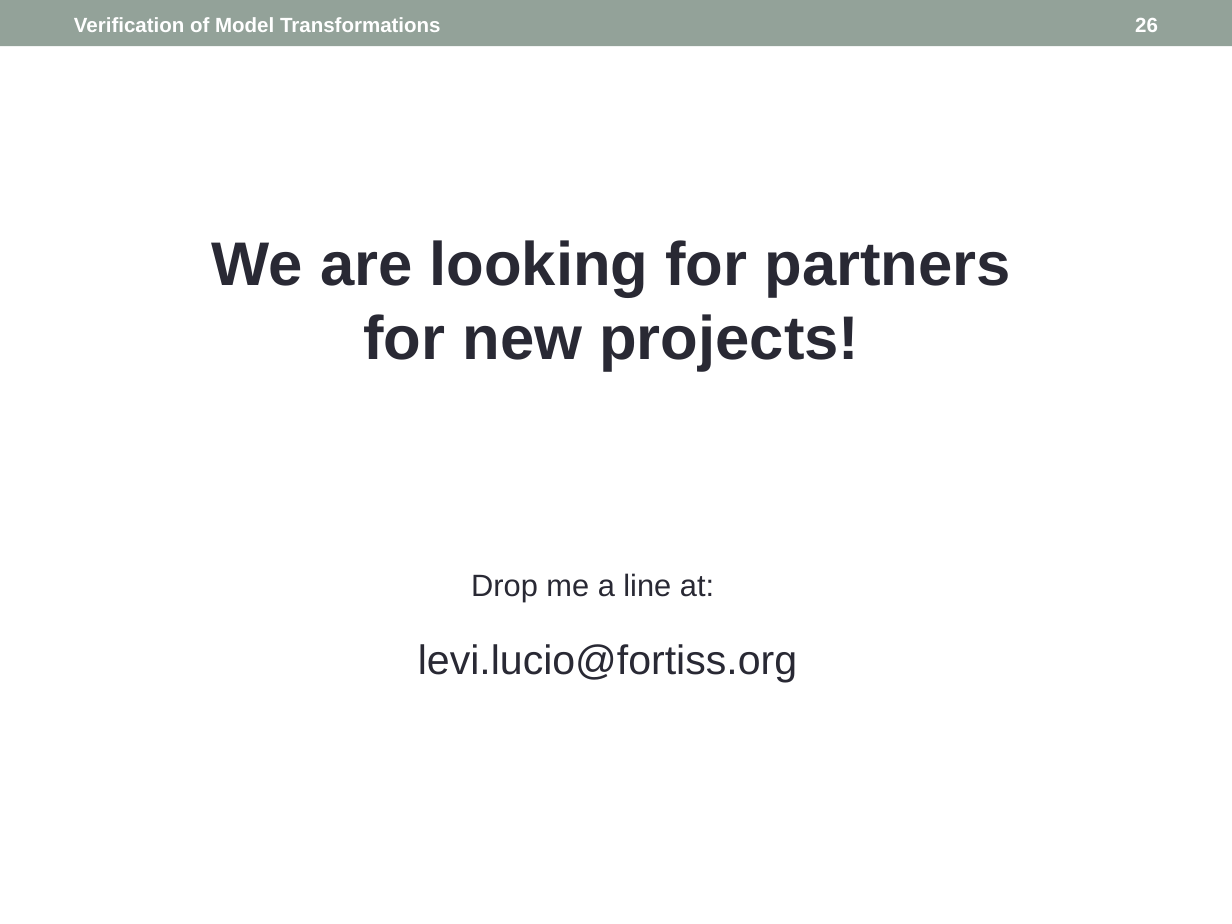
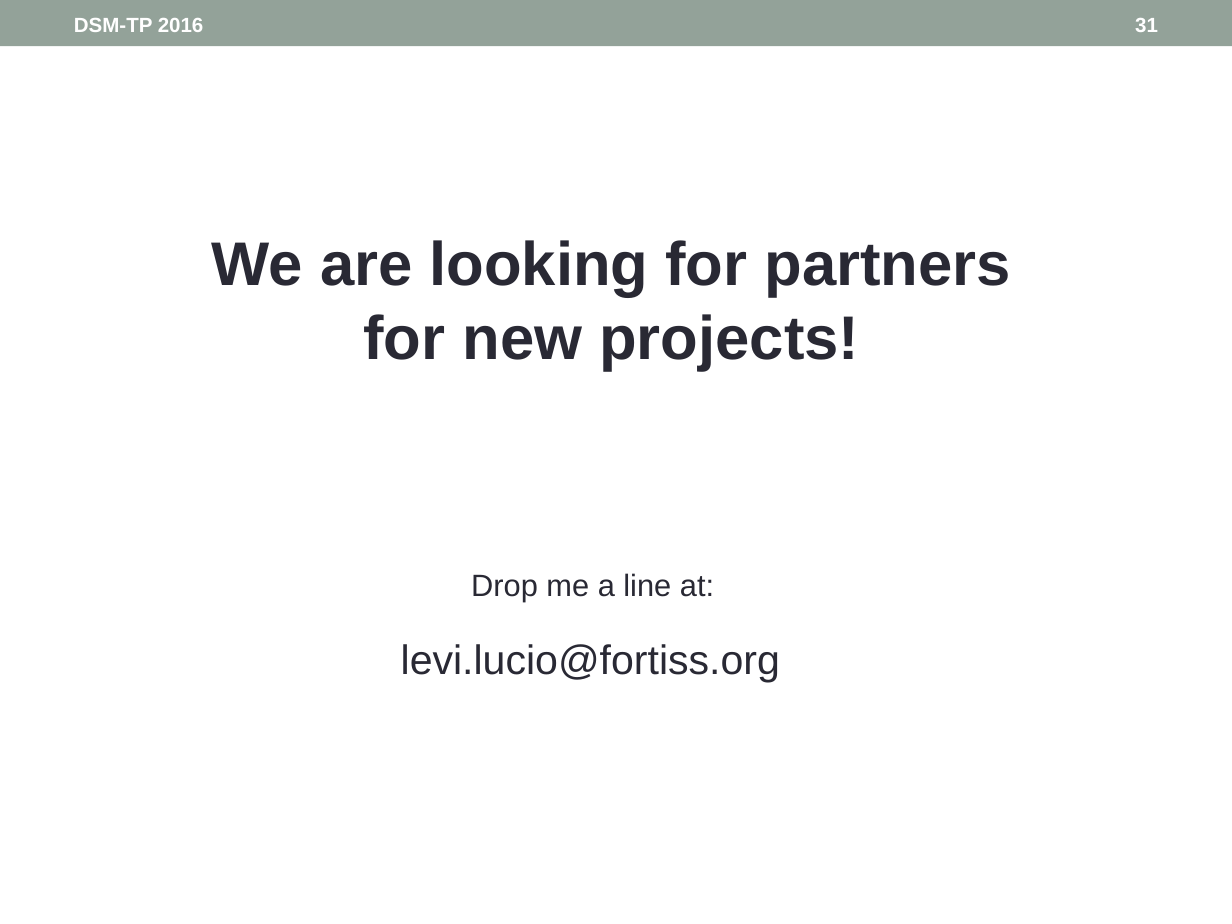
Before and after one commit to levilucio/SyVOLTDocuments, a slide deck: slide 31 of presentations/DSM-TP_2016.pptx (slide 26 before the commit). Drawn at 1232x924 pixels with LibreOffice and Linux fonts; fonts in the diff are those of the drawing. Boxes give left, top, right and bottom in pixels: in the first picture for what was removed or moved away, otherwise in the second. Text is boxed around its words. In the diff, an @@ line names an element or a change of style, - is before the commit and + after.

```diff
--- a/presentations/DSM-TP_2016.pptx
+++ b/presentations/DSM-TP_2016.pptx
@@ text at <box>74,18,204,32</box>: text changed @@
-Verification of Model Transformations
+DSM-TP 2016
@@ page number at <box>1135,18,1158,32</box>: text changed @@
-26
+31
@@ text "levi.lucio@fortiss.org": place and size @@
-text "levi.lucio@fortiss.org" at <box>418,644,797,682</box>
+text "levi.lucio@fortiss.org" at <box>401,644,780,682</box>
```
Also in this commit, not shown: 25 other slides changed, 8 slides added.
